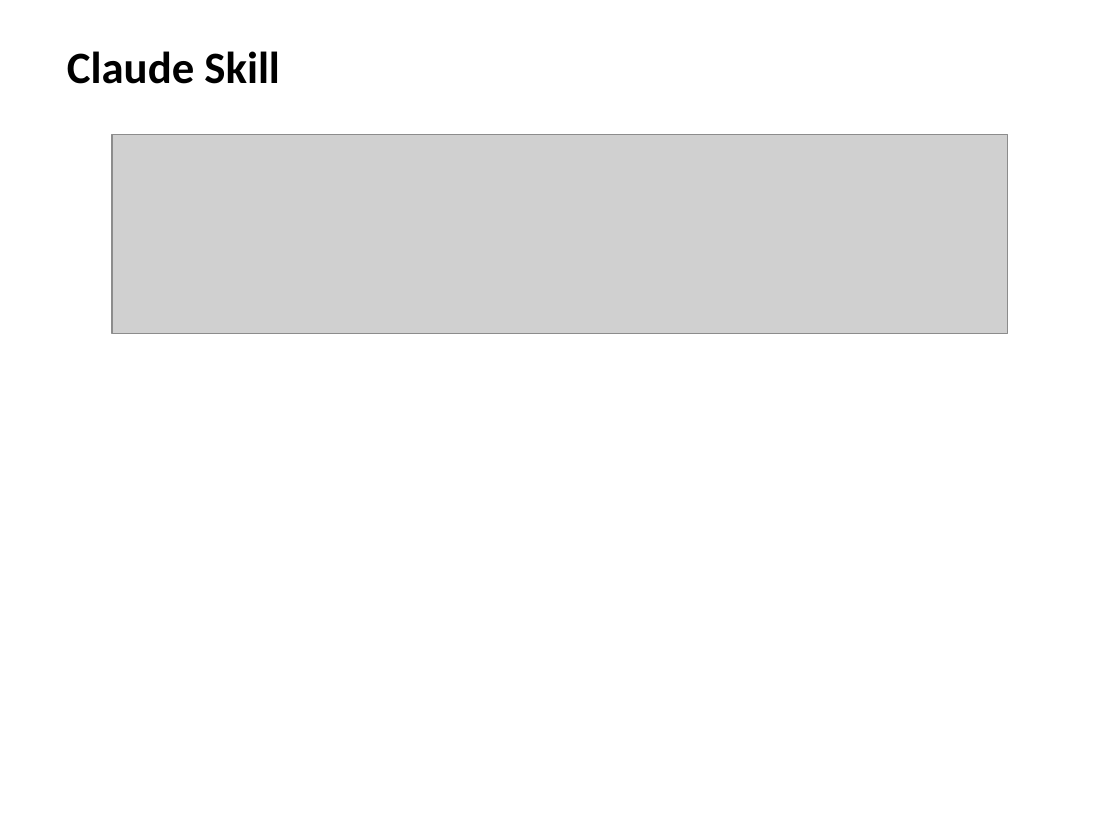
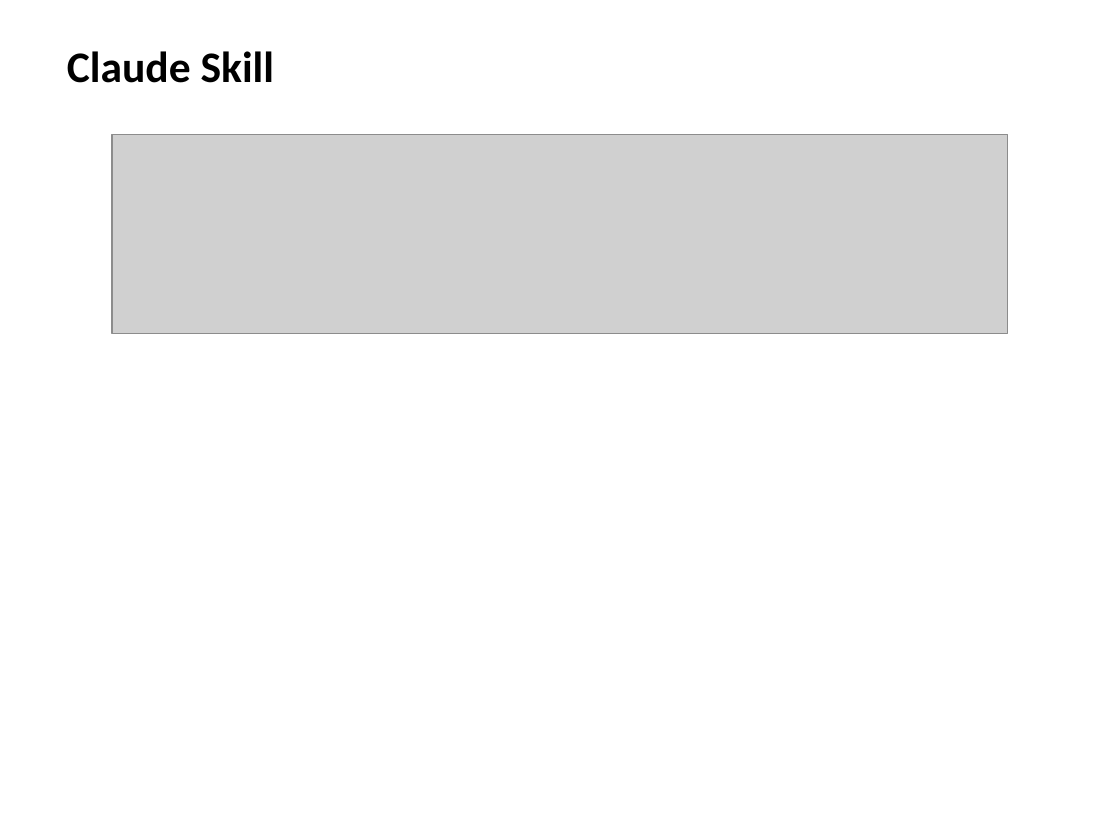
Before and after one commit to dusturb/planning-with-files, a slide deck: slide 2 of presentation.pptx. Drawn at 1120x840 pixels with LibreOffice and Linux fonts; fonts in the diff are those of the drawing; grey boxes stand for pictures. Boxes give left, top, right and bottom in pixels: in the first picture for what was removed or moved away, otherwise in the second. Text is boxed around its words. In the diff, an @@ line names an element or a change of style, - is before the commit and + after.

```diff
--- a/presentation.pptx
+++ b/presentation.pptx
@@ text "Claude Skill" at (67, 51, 274, 83): size 28.8 to 28 pt @@
```
Also in this commit, not shown: 2 other slides changed, 2 other files.
